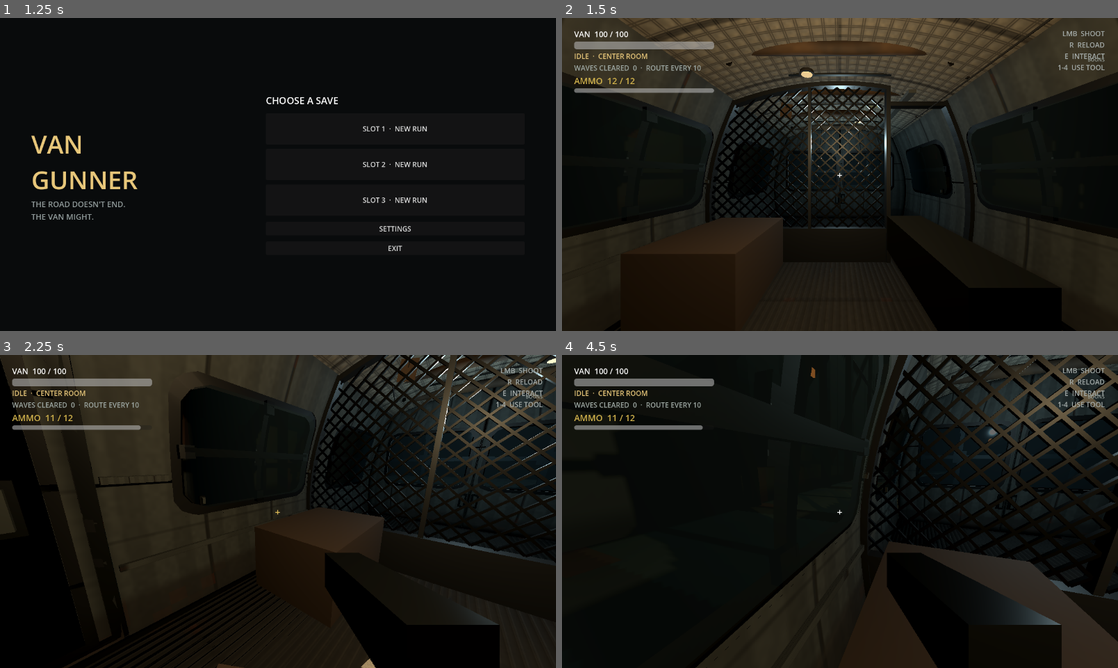
Above: before the commit, frames 1-4 (two rows, left to right).
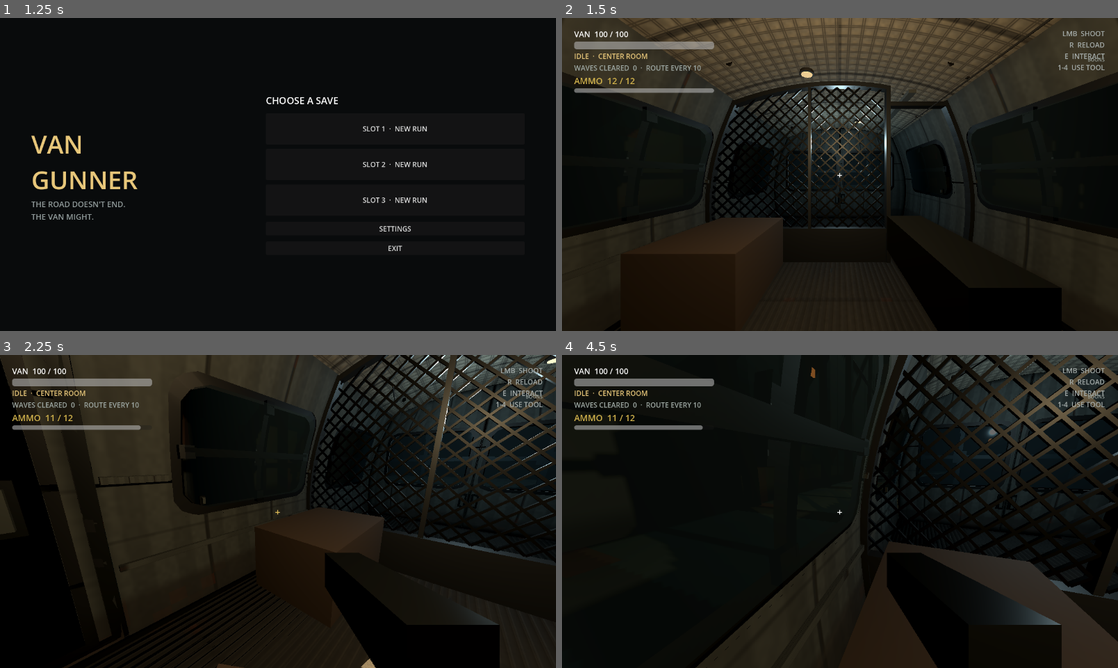
Above: after the commit, the same moments.

Repository: SebastianFreitas/van-gunner
Game: Godot game, scene res://scenes/boot/boot.tscn
The game is run twice, just before and just after one commit, with the same random seed, the same clock (stepped at 60 frames per second) and the same inputs.
Inputs (mouse positions are in pixels of both pictures, inside the frame that each line leads up to):
- Up to frame 1 (1.25 s): tap Enter at 0.5 s; move the mouse to (400, 158) at 0.52 s; hold D (move_right) from 0.53 s (still down); hold E (interact) from 0.53 s (still down)
- Up to frame 2 (1.5 s): release D (move_right) at 1.25 s; release E (interact) at 1.25 s; click "SLOT 1 · NEW RUN" at 1.25 s
- Up to frame 3 (2.25 s): tap Space at 2 s; move the mouse to (250, 511) at 2.02 s; hold W (move_forward) from 2.03 s (still down); click (250, 511) at 2.1 s
- Up to frame 4 (4.5 s): keep holding W (move_forward); move the mouse to (851, 505) at 2.77 s; hold 1 (use_slot_1) 2.78-3.53 s; tap Enter at 3.5 s; move the mouse to (834, 517) at 3.52 s; tap 2 (use_slot_2) at 3.6 s; tap Space at 4.25 s; move the mouse to (878, 514) at 4.27 s; hold 3 (use_slot_3) from 4.28 s (still down)

Frame 1 is identical in both runs. In frame 2, 1.5% of the frame differs, in the area x 34-66%, y 7-36%; in frame 3, 0.6%; in frame 4, 0.3%.

Commit message:
Remove ceiling papers and wooden vigas for a cleaner headliner.
Co-authored-by: Cursor <cursoragent@cursor.com>

Diff:
--- a/scenes/van/van.tscn
+++ b/scenes/van/van.tscn
@@ -31,7 +31,6 @@
 [ext_resource type="PackedScene" path="res://scenes/van/van_side_wall.tscn" id="30"]
 [ext_resource type="Shader" path="res://scenes/van/van_wall.gdshader" id="31"]
 [ext_resource type="Shader" path="res://scenes/van/van_ceiling.gdshader" id="32"]
-[ext_resource type="Shader" path="res://scenes/van/van_viga.gdshader" id="33"]
 [ext_resource type="Script" path="res://scripts/run/front_partition.gd" id="34"]
 
 [sub_resource type="Environment" id="IndustrialEnvironment"]
@@ -73,22 +72,10 @@
 shader_parameter/foam_color = Color(0.42, 0.4, 0.355, 1)
 shader_parameter/stain_color = Color(0.2, 0.16, 0.11, 1)
 shader_parameter/water_color = Color(0.26, 0.245, 0.21, 1)
-shader_parameter/tape_color = Color(0.52, 0.45, 0.3, 1)
 shader_parameter/ceiling_size_m = Vector2(4.08, 9.4)
 shader_parameter/bay_spacing_m = 1.35
 shader_parameter/quilt_scale_m = 0.16
 shader_parameter/roughness_value = 0.94
-shader_parameter/metallic_value = 0.0
-
-[sub_resource type="ShaderMaterial" id="VigaMaterial"]
-render_priority = 0
-shader = ExtResource("33")
-shader_parameter/base_color = Color(0.2, 0.145, 0.09, 1)
-shader_parameter/grain_dark = Color(0.1, 0.07, 0.045, 1)
-shader_parameter/grain_light = Color(0.32, 0.23, 0.14, 1)
-shader_parameter/wear_color = Color(0.36, 0.27, 0.17, 1)
-shader_parameter/beam_length_m = 4.12
-shader_parameter/roughness_value = 0.84
 shader_parameter/metallic_value = 0.0
 
 [sub_resource type="StandardMaterial3D" id="TableMaterial"]
@@ -258,10 +245,8 @@
 
 [node name="Ceiling" parent="TravelPath/VanFollow/VanRig/Interior/Shell" unique_id=1700144643 instance=ExtResource("25")]
 span_x = 4.08
-viga_length = 4.12
 edge_height = 3.05
 ceiling_material = SubResource("CeilingMaterial")
-viga_material = SubResource("VigaMaterial")
 
 [node name="LeftLowerRail" type="MeshInstance3D" parent="TravelPath/VanFollow/VanRig/Interior/Shell" unique_id=339440941]
 transform = Transform3D(0.99385222, -0.11071483, 0, 0.11071483, 0.99385222, 0, 0, 0, 1, -2.49964561, 0.52500000, 1.2)
--- a/scenes/van/van_ceiling.gdshader
+++ b/scenes/van/van_ceiling.gdshader
@@ -6,7 +6,6 @@
 uniform vec3 foam_color : source_color = vec3(0.38, 0.36, 0.32);
 uniform vec3 stain_color : source_color = vec3(0.22, 0.18, 0.12);
 uniform vec3 water_color : source_color = vec3(0.28, 0.26, 0.22);
-uniform vec3 tape_color : source_color = vec3(0.48, 0.42, 0.28);
 uniform vec2 ceiling_size_m = vec2(4.08, 9.4);
 uniform float bay_spacing_m : hint_range(0.6, 2.5) = 1.35;
 uniform float quilt_scale_m : hint_range(0.06, 0.4) = 0.14;
@@ -76,13 +75,6 @@
 	float blotch = fbm(pos * 0.42 + vec2(6.2, 1.7));
 	float stain = smoothstep(0.62, 0.9, blotch) * (0.35 + 0.65 * side_rail);
 
-	// Occasional duct-tape repair patches baked into the liner.
-	vec2 tape_cell = floor(uv_m / vec2(1.1, 1.55));
-	vec2 tape_local = fract(uv_m / vec2(1.1, 1.55)) - vec2(0.5);
-	float tape_pick = step(0.88, hash21(tape_cell + 21.0));
-	float tape = tape_pick * (1.0 - smoothstep(0.12, 0.28, abs(tape_local.x)))
-		* (1.0 - smoothstep(0.08, 0.22, abs(tape_local.y)));
-
 	// Tiny fastener dots along bay seams.
 	vec2 rivet_cell = floor(vec2(uv_m.x / 0.35, uv_m.y / bay_spacing_m));
 	vec2 rivet_local = fract(vec2(uv_m.x / 0.35, uv_m.y / bay_spacing_m)) - vec2(0.5);
@@ -95,7 +87,6 @@
 	color = mix(color, seam_color, quilt_seam * 0.55 + bay_seam * 0.75 + center_tape);
 	color = mix(color, stain_color, stain * 0.55 + side_rail * 0.18);
 	color = mix(color, water_color, water * 0.7);
-	color = mix(color, tape_color, tape * 0.85);
 	color = mix(color, vec3(0.16, 0.15, 0.13), rivet * 0.9);
 	color *= 0.94 + 0.12 * noise21(uv_m * 26.0);
 
@@ -107,7 +98,6 @@
 			+ bay_seam * 0.06
 			+ stain * 0.08
 			+ water * 0.1
-			- tape * 0.12
 			- rivet * 0.2,
 		0.25,
 		1.0
--- a/scripts/run/van_ceiling.gd
+++ b/scripts/run/van_ceiling.gd
@@ -1,7 +1,7 @@
 class_name VanCeiling
 extends Node3D
 
-## Barrel-vault interior ceiling with exposed wooden vigas, headliner, and cargo dressing.
+## Barrel-vault interior ceiling with headliner and cargo dressing.
 
 @export var span_x := 4.72
 @export var span_z := 9.4
@@ -9,11 +9,8 @@
 @export var peak_rise := 0.38
 @export var x_segments := 20
 @export var z_segments := 40
-@export var viga_spacing := 1.35
-@export var viga_radius := 0.105
-@export var viga_length := 4.76
+@export var bay_spacing := 1.35
 @export var ceiling_material: Material
-@export var viga_material: Material
 @export var rebuild_on_ready := true
 
 var _built := false
@@ -37,7 +34,6 @@
 	_built = true
 
 	var ceiling_mat := ceiling_material if ceiling_material else _default_ceiling_material()
-	var viga_mat := viga_material if viga_material else _default_viga_material()
 
 	var vault := MeshInstance3D.new()
 	vault.name = "Vault"
@@ -46,15 +42,11 @@
 	vault.cast_shadow = GeometryInstance3D.SHADOW_CASTING_SETTING_ON
 	add_child(vault)
 
-	_build_vigas(viga_mat)
-	_build_cross_braces()
 	_build_wiring()
 	_build_vent_duct()
 	_build_ceiling_lights()
 	_build_tie_down_rings()
-	_build_duct_tape_patches()
 	_build_junction_box()
-	_build_hanging_scraps()
 
 
 func _build_vault_mesh() -> ArrayMesh:
@@ -110,93 +102,6 @@
 	return st.commit()
 
 
-func _build_vigas(material: Material) -> void:
-	var half_z := span_z * 0.5
-	var margin := viga_spacing * 0.45
-	var z := -half_z + margin
-	var index := 0
-
-	while z <= half_z - margin * 0.5:
-		_add_viga(index, z, material)
-		z += viga_spacing
-		index += 1
-
-
-func _add_viga(index: int, z_pos: float, material: Material) -> void:
-	# Slight per-beam variation so the run doesn't look stamped.
-	var radius_jitter := 1.0 + float((index % 3) - 1) * 0.04
-	var tip_scale := 0.9 + float(index % 2) * 0.04
-	var cyl := CylinderMesh.new()
-	cyl.top_radius = viga_radius * tip_scale * radius_jitter
-	cyl.bottom_radius = viga_radius * radius_jitter
-	cyl.height = viga_length
-	cyl.radial_segments = 12
-
-	var t := absf(z_pos) / (span_z * 0.5)
-	var arch_y := edge_height + peak_rise * (1.0 - t * t * 0.35)
-	var center_y := arch_y - viga_radius * 0.35
-
-	var mi := MeshInstance3D.new()
-	mi.name = "Viga_%d" % index
-	mi.mesh = cyl
-	mi.rotation_degrees = Vector3(0.0, 0.0, 90.0)
-	mi.position = Vector3(0.0, center_y, z_pos)
-	mi.material_override = material
-	mi.cast_shadow = GeometryInstance3D.SHADOW_CASTING_SETTING_ON
-	add_child(mi)
-
-	var band_mat := _metal_mat(Color(0.16, 0.15, 0.13, 1.0), 0.7, 0.48)
-	var half_len := viga_length * 0.5
-	var sides: Array[float] = [-1.0, 1.0]
-	for side in sides:
-		var band_x: float = side * (half_len - 0.18)
-		var band := CylinderMesh.new()
-		band.top_radius = viga_radius * radius_jitter + 0.012
-		band.bottom_radius = viga_radius * radius_jitter + 0.012
-		band.height = 0.035
-		band.radial_segments = 10
-		var side_label := "L" if side < 0.0 else "R"
-		var band_mi := MeshInstance3D.new()
-		band_mi.name = "VigaBand_%d_%s" % [index, side_label]
-		band_mi.mesh = band
-		band_mi.rotation_degrees = Vector3(0.0, 0.0, 90.0)
-		band_mi.position = Vector3(band_x, center_y, z_pos)
-		band_mi.material_override = band_mat
-		band_mi.cast_shadow = GeometryInstance3D.SHADOW_CASTING_SETTING_ON
-		add_child(band_mi)
-
-		# Short wall corbel under each beam end.
-		_add_box(
-			"VigaCorbel_%d_%s" % [index, side_label],
-			Vector3(0.12, 0.08, 0.14),
-			Vector3(side * (half_len - 0.05), center_y - viga_radius * 0.55, z_pos),
-			material
-		)
-
-
-func _build_cross_braces() -> void:
-	var metal := _metal_mat(Color(0.14, 0.145, 0.14, 1.0), 0.65, 0.55)
-	var half_z := span_z * 0.5
-	var margin := viga_spacing * 0.45
-	var z_positions: Array[float] = []
-	var z := -half_z + margin
-	while z <= half_z - margin * 0.5:
-		z_positions.append(z)
-		z += viga_spacing
-
-	for i in range(z_positions.size() - 1):
-		var z_mid := (z_positions[i] + z_positions[i + 1]) * 0.5
-		var t := absf(z_mid) / (span_z * 0.5)
-		var arch_y := edge_height + peak_rise * (1.0 - t * t * 0.35) - viga_radius * 0.55
-		# Flat metal strap bridging adjacent vigas.
-		_add_box(
-			"CrossBrace_%d" % i,
-			Vector3(viga_length * 0.88, 0.025, 0.06),
-			Vector3(0.0, arch_y, z_mid),
-			metal
-		)
-
-
 func _build_wiring() -> void:
 	var wire_mat := _metal_mat(Color(0.06, 0.055, 0.05, 1.0), 0.15, 0.72)
 	var cable_mat := _rubber_mat(Color(0.04, 0.038, 0.035, 1.0), 0.0, 0.96, 0.0)
@@ -295,7 +200,7 @@
 	for i in range(light_positions.size()):
 		var lp: Vector3 = light_positions[i]
 		var lt := absf(lp.z) / (span_z * 0.5)
-		var ly := edge_height + peak_rise * (1.0 - lt * lt * 0.35) - viga_radius * 0.85
+		var ly := edge_height + peak_rise * (1.0 - lt * lt * 0.35) - 0.09
 
 		# Dome fixture housing.
 		var housing := MeshInstance3D.new()
@@ -325,7 +230,7 @@
 		lens.cast_shadow = GeometryInstance3D.SHADOW_CASTING_SETTING_OFF
 		add_child(lens)
 
-		# Pendant cord from nearest viga.
+		# Short pendant cord.
 		var cord_mat := _rubber_mat(Color(0.03, 0.028, 0.025, 1.0), 0.0, 0.98, 0.0)
 		_add_cylinder_run(
 			"LightCord_%d" % i,
@@ -390,33 +295,6 @@
 	return edge_height + peak_rise * (1.0 - t_x * t_x) * (1.0 - t_z * t_z * 0.15)
 
 
-func _build_duct_tape_patches() -> void:
-	var tape_mat := StandardMaterial3D.new()
-	tape_mat.albedo_color = Color(0.52, 0.46, 0.3, 1.0)
-	tape_mat.roughness = 0.55
-	tape_mat.metallic = 0.05
-	tape_mat.cull_mode = BaseMaterial3D.CULL_DISABLED
-
-	var patches := [
-		{"size": Vector2(0.32, 0.18), "x": -0.8, "z": 2.1, "rot": 14.0},
-		{"size": Vector2(0.22, 0.14), "x": 1.1, "z": -1.4, "rot": -22.0},
-		{"size": Vector2(0.45, 0.12), "x": 0.3, "z": -3.0, "rot": 5.0},
-	]
-
-	for i in range(patches.size()):
-		var p: Dictionary = patches[i]
-		var px: float = p["x"]
-		var pz: float = p["z"]
-		var py := _vault_surface_y(pz, px) - 0.02
-		_add_ceiling_patch(
-			"TapePatch_%d" % i,
-			p["size"],
-			Vector3(px, py, pz),
-			p["rot"],
-			tape_mat
-		)
-
-
 func _build_junction_box() -> void:
 	var box_mat := _metal_mat(Color(0.14, 0.13, 0.12, 1.0), 0.25, 0.68)
 	var jy := edge_height - 0.15
@@ -431,79 +309,6 @@
 		conduit_mat,
 		Vector3(90.0, 0.0, 0.0)
 	)
-
-
-func _build_hanging_scraps() -> void:
-	# Soft scraps / tags you'd actually see clipped to a cargo ceiling.
-	var rag_mat := StandardMaterial3D.new()
-	rag_mat.albedo_color = Color(0.26, 0.2, 0.15, 1.0)
-	rag_mat.roughness = 0.98
-	rag_mat.cull_mode = BaseMaterial3D.CULL_DISABLED
-
-	var tag_mat := StandardMaterial3D.new()
-	tag_mat.albedo_color = Color(0.72, 0.62, 0.28, 1.0)
-	tag_mat.roughness = 0.85
-
-	var chain_mat := _metal_mat(Color(0.18, 0.17, 0.15, 1.0), 0.75, 0.42)
-
-	var hang_z := 1.15
-	var hang_x := 1.05
-	var hang_y := _vault_surface_y(hang_z, hang_x) - 0.35
-
-	_add_cylinder_run(
-		"HangChain",
-		Vector3(hang_x, hang_y + 0.12, hang_z),
-		0.28,
-		0.005,
-		chain_mat,
-		Vector3(0.0, 0.0, 8.0)
-	)
-
-	# Vertical hanging rag (plane facing camera / along van).
-	var rag := MeshInstance3D.new()
-	rag.name = "HangRag"
-	var rag_mesh := PlaneMesh.new()
-	rag_mesh.size = Vector2(0.22, 0.3)
-	rag_mesh.orientation = PlaneMesh.FACE_Z
-	rag.mesh = rag_mesh
-	rag.material_override = rag_mat
-	rag.position = Vector3(hang_x + 0.02, hang_y - 0.05, hang_z)
-	rag.rotation_degrees = Vector3(8.0, 18.0, 6.0)
-	rag.cast_shadow = GeometryInstance3D.SHADOW_CASTING_SETTING_OFF
-	add_child(rag)
-
-	_add_ceiling_patch(
-		"InspectTag",
-		Vector2(0.08, 0.12),
-		Vector3(-1.2, _vault_surface_y(-2.1, -1.2) - 0.18, -2.1),
-		-12.0,
-		tag_mat
-	)
-
-
-func _add_ceiling_patch(
-	node_name: String,
-	size: Vector2,
-	pos: Vector3,
-	yaw_deg: float,
-	material: Material
-) -> void:
-	var mesh := PlaneMesh.new()
-	mesh.size = size
-	mesh.orientation = PlaneMesh.FACE_Y
-
-	if material is BaseMaterial3D:
-		(material as BaseMaterial3D).render_priority = 1
-
-	var mi := MeshInstance3D.new()
-	mi.name = node_name
-	mi.mesh = mesh
-	mi.material_override = material
-	mi.position = pos
-	mi.rotation_degrees = Vector3(0.0, yaw_deg, 0.0)
-	mi.cast_shadow = GeometryInstance3D.SHADOW_CASTING_SETTING_OFF
-	mi.sorting_offset = -0.01
-	add_child(mi)
 
 
 func _add_box(node_name: String, size: Vector3, pos: Vector3, material: Material) -> void:
@@ -550,25 +355,10 @@
 	mat.set_shader_parameter("foam_color", Color(0.38, 0.36, 0.32, 1.0))
 	mat.set_shader_parameter("stain_color", Color(0.22, 0.18, 0.12, 1.0))
 	mat.set_shader_parameter("water_color", Color(0.28, 0.26, 0.22, 1.0))
-	mat.set_shader_parameter("tape_color", Color(0.48, 0.42, 0.28, 1.0))
 	mat.set_shader_parameter("ceiling_size_m", Vector2(span_x, span_z))
-	mat.set_shader_parameter("bay_spacing_m", viga_spacing)
+	mat.set_shader_parameter("bay_spacing_m", bay_spacing)
 	mat.set_shader_parameter("quilt_scale_m", 0.14)
 	mat.set_shader_parameter("roughness_value", 0.92)
-	mat.set_shader_parameter("metallic_value", 0.0)
-	return mat
-
-
-func _default_viga_material() -> ShaderMaterial:
-	var shader := load("res://scenes/van/van_viga.gdshader") as Shader
-	var mat := ShaderMaterial.new()
-	mat.shader = shader
-	mat.set_shader_parameter("base_color", Color(0.18, 0.13, 0.085, 1.0))
-	mat.set_shader_parameter("grain_dark", Color(0.11, 0.08, 0.055, 1.0))
-	mat.set_shader_parameter("grain_light", Color(0.28, 0.2, 0.13, 1.0))
-	mat.set_shader_parameter("wear_color", Color(0.32, 0.24, 0.16, 1.0))
-	mat.set_shader_parameter("beam_length_m", viga_length)
-	mat.set_shader_parameter("roughness_value", 0.82)
 	mat.set_shader_parameter("metallic_value", 0.0)
 	return mat
 
